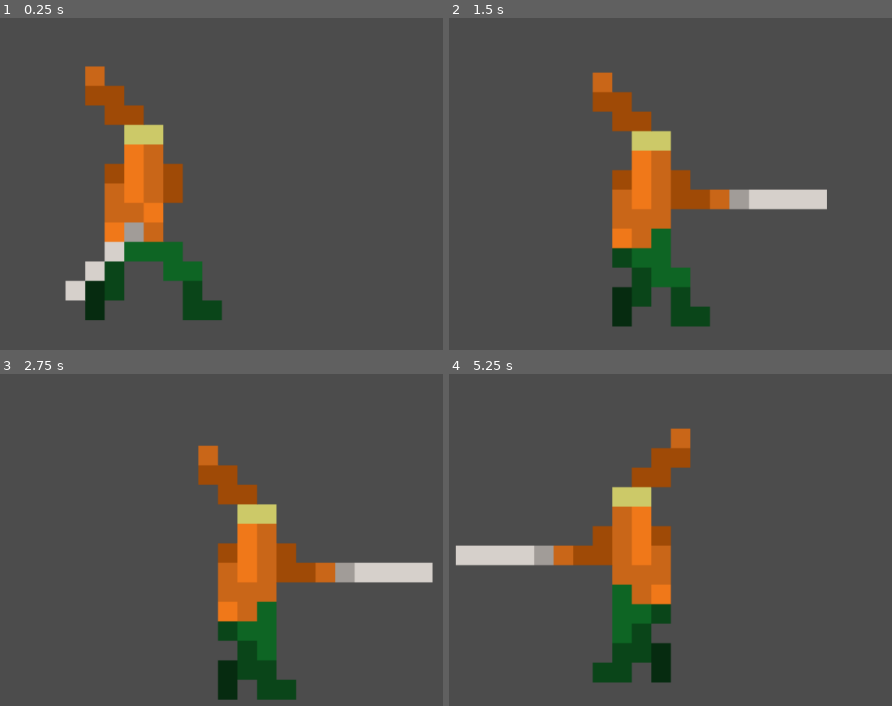
Above: before the commit, frames 1-4 (two rows, left to right).
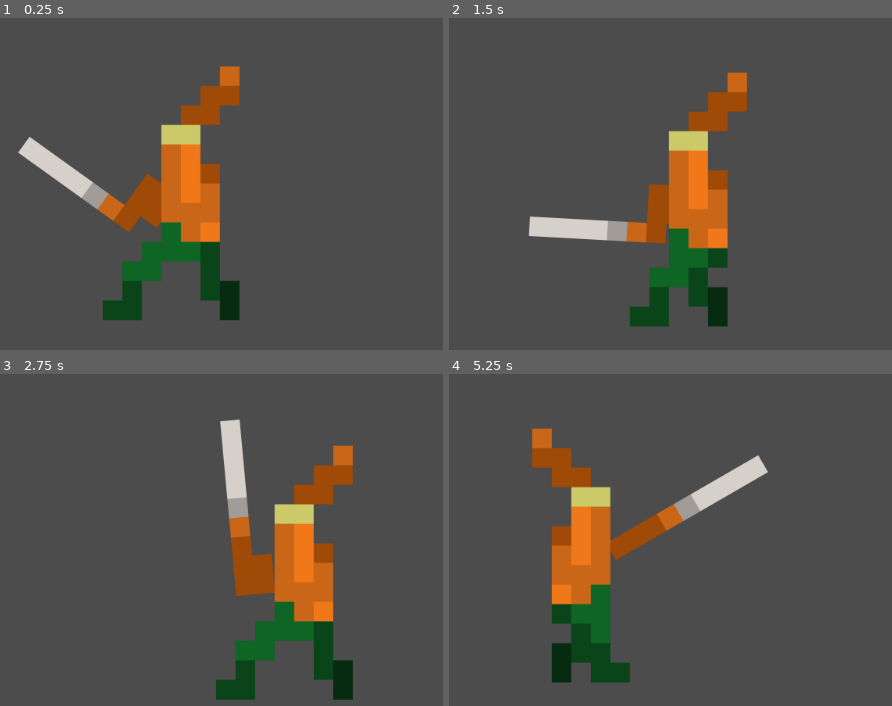
Above: after the commit, the same moments.

Repository: almbr/OrangeGame
Game: Godot game, scene res://World.tscn
The game is run twice, just before and just after one commit, with the same random seed, the same clock (stepped at 60 frames per second) and the same inputs.
Inputs (mouse positions are in pixels of both pictures, inside the frame that each line leads up to):
- Up to frame 1 (0.25 s): no input
- Up to frame 2 (1.5 s): tap Enter at 0.5 s; move the mouse to (812, 134) at 0.52 s; press the mouse at (812, 134) at 0.53 s; hold Right (ui_right) 0.53-1.28 s; tap Space (sword) at 0.6 s; move the mouse to (475, 180) at 1.27 s; release the mouse at (475, 180) at 1.28 s; hold Down (ui_down) from 1.28 s (still down); click (475, 180) at 1.35 s
- Up to frame 3 (2.75 s): tap Space (sword) at 1.55, 2.1 s; move the mouse to (265, 410) at 2.02 s; release Down (ui_down) at 2.03 s; press the mouse at (265, 410) at 2.03 s; hold Right (ui_right) from 2.03 s (still down)
- Up to frame 4 (5.25 s): move the mouse to (595, 606) at 2.77 s; release Right (ui_right) at 2.78 s; release the mouse at (595, 606) at 2.78 s; hold Up (ui_up) 2.78-3.53 s; click (595, 606) at 2.85 s; tap Space (sword) at 3.05, 3.6, 4.55, 5.1 s; move the mouse to (878, 583) at 3.52 s; press the mouse at (878, 583) at 3.53 s; hold Left (ui_left) 3.53-5.03 s; move the mouse to (outside the picture) at 4.27 s; release the mouse at (outside the picture) at 4.28 s; click (outside the picture) at 4.35 s; move the mouse to (674, 513) at 5.02 s; press the mouse at (674, 513) at 5.03 s; hold Down (ui_down) from 5.03 s (still down)

The runs differ from the first frame. In frame 1, 18% of the frame differs, in the area x 4-55%, y 14-91%; in frame 2, 18%; in frame 3, 17%; in frame 4, 19%, in the area x 1-73%, y 16-94%.

Commit message:
Lös en jävla massa grejer med animationer. Buggar dock fortfarande när muspekaren är rakt över huvudet.

Diff:
--- a/Player.gd
+++ b/Player.gd
@@ -5,7 +5,11 @@
 # var a = 2
 # var b = "text"
 const FLOOR = Vector2(0, -1)
+const pixel_width = 23
+
 var state_machine
+var arm_state_machine
+var mouse_pos = Vector2()
 
 export var xspeed = 100
 export var yspeed = 40
@@ -15,7 +19,7 @@
 # Called when the node enters the scene tree for the first time.
 func _ready():
 	state_machine = $AnimatedSprite/AnimationTree.get("parameters/playback")
-	#state_machine.start("Idle")
+	arm_state_machine = $AnimatedSprite/Arm/AnimationTree.get("parameters/playback")
 
 # Called every frame. 'delta' is the elapsed time since the previous frame.
 func _process(delta):
@@ -24,11 +28,9 @@
 	if Input.is_action_pressed("ui_right"):
 		velocity.x = xspeed
 		state_machine.travel("Sword walk")
-		$AnimatedSprite.flip_h = false
 	elif Input.is_action_pressed("ui_left"):
 		velocity.x = -xspeed
 		state_machine.travel("Sword walk")
-		$AnimatedSprite.flip_h = true
 	else:
 		velocity.x = 0
 
@@ -43,19 +45,35 @@
 		velocity.y = 0
 
 	### Sheathe/unsheathe sword ###
-	if Input.is_action_just_pressed("sword"):
-		$AnimatedSprite/AnimationTree["parameters/conditions/Sword"] = true
-	else:
-		$AnimatedSprite/AnimationTree["parameters/conditions/Sword"] = false
+	#if Input.is_action_just_pressed("sword"):
+	#	$AnimatedSprite/AnimationTree["parameters/conditions/Sword"] = true
+	#else:d
+	#	$AnimatedSprite/AnimationTree["parameters/conditions/Sword"] = false
+
+	### Aim sword ###
+	mouse_pos = get_viewport().get_mouse_position()
+	var angle = rad2deg($AnimatedSprite/Arm.global_position.angle_to_point(mouse_pos))
+	var angle_diff = angle - $AnimatedSprite/Arm.rotation_degrees - 180
+	$AnimatedSprite/Arm.rotation_degrees += angle_diff
+
+	### H flip ###
+	if (angle > -90) and (angle < 90) and ($AnimatedSprite.flip_h == false):
+		$AnimatedSprite.flip_h = true
+		$AnimatedSprite/Arm.flip_v = true
+		$AnimatedSprite/Arm.position -= Vector2(pixel_width, 0)
+		$AnimatedSprite/Arm.offset += Vector2(0, pixel_width)
+	elif ((angle < -90) or (angle > 90)) and ($AnimatedSprite.flip_h == true):
+		$AnimatedSprite.flip_h = false
+		$AnimatedSprite/Arm.flip_v = false
+		$AnimatedSprite/Arm.position += Vector2(pixel_width, 0)
+		$AnimatedSprite/Arm.offset -= Vector2(0, pixel_width)
+
+	### Attack ###
+	if Input.is_action_pressed("attack"):
+		arm_state_machine.travel("Attack")
 
 	### Idle animation ###
 	$AnimatedSprite/AnimationTree["parameters/conditions/Idle"] = (velocity.x == 0) and (velocity.y == 0)
 
-	#if velocity.x == 0 && velocity.y == 0:
-		#if $AnimatedSprite.get_animation() == "Sword walk":
-		#	state_machine.travel("Idle sword")
-		#else:
-		#	state_machine.travel("Idle sword")
-		#state_machine.stop()
 
 	velocity = move_and_slide(velocity, FLOOR)
--- a/Player.tscn
+++ b/Player.tscn
@@ -15,6 +15,11 @@
 [ext_resource path="res://sprites/orange/orange_draw1.png" type="Texture" id=13]
 [ext_resource path="res://sprites/orange/orange_draw2.png" type="Texture" id=14]
 [ext_resource path="res://Player.gd" type="Script" id=15]
+[ext_resource path="res://sprites/orange/orange_arm0.png" type="Texture" id=16]
+[ext_resource path="res://sprites/orange/orange_arm1.png" type="Texture" id=17]
+[ext_resource path="res://sprites/orange/orange_arm2.png" type="Texture" id=18]
+[ext_resource path="res://sprites/orange/orange_arm3.png" type="Texture" id=19]
+[ext_resource path="res://sprites/orange/orange_arm4.png" type="Texture" id=20]
 
 [sub_resource type="SpriteFrames" id=1]
 animations = [ {
@@ -188,27 +193,11 @@
 "values": [ 0, 1, 1, 2 ]
 }
 
-[sub_resource type="AnimationNodeAnimation" id=7]
-animation = "Draw sword"
-
 [sub_resource type="AnimationNodeAnimation" id=8]
 animation = "Idle sword"
 
-[sub_resource type="AnimationNodeAnimation" id=9]
-animation = "Idle"
-
-[sub_resource type="AnimationNodeAnimation" id=10]
-animation = "Sheathe sword"
-
 [sub_resource type="AnimationNodeAnimation" id=11]
 animation = "Sword walk"
-
-[sub_resource type="AnimationNodeStateMachineTransition" id=12]
-advance_condition = "Sword"
-
-[sub_resource type="AnimationNodeStateMachineTransition" id=13]
-switch_mode = 2
-auto_advance = true
 
 [sub_resource type="AnimationNodeStateMachineTransition" id=14]
 switch_mode = 2
@@ -216,44 +205,124 @@
 
 [sub_resource type="AnimationNodeStateMachineTransition" id=15]
 
-[sub_resource type="AnimationNodeStateMachineTransition" id=16]
-advance_condition = "Sword"
-
-[sub_resource type="AnimationNodeStateMachineTransition" id=17]
+[sub_resource type="AnimationNodeStateMachine" id=19]
+"states/Idle sword/node" = SubResource( 8 )
+"states/Idle sword/position" = Vector2( 372, 212 )
+"states/Sword walk/node" = SubResource( 11 )
+"states/Sword walk/position" = Vector2( 568, 93 )
+transitions = [ "Sword walk", "Idle sword", SubResource( 14 ), "Idle sword", "Sword walk", SubResource( 15 ) ]
+start_node = "Idle sword"
+graph_offset = Vector2( -13, -10.736 )
+
+[sub_resource type="AnimationNodeStateMachinePlayback" id=20]
+
+[sub_resource type="SpriteFrames" id=22]
+animations = [ {
+"frames": [ ExtResource( 16 ), ExtResource( 17 ), ExtResource( 18 ), ExtResource( 19 ), ExtResource( 20 ), ExtResource( 19 ), ExtResource( 18 ), ExtResource( 16 ), ExtResource( 17 ) ],
+"loop": false,
+"name": "Attack",
+"speed": 1.0
+}, {
+"frames": [ ExtResource( 16 ) ],
+"loop": false,
+"name": "Idle",
+"speed": 1.0
+} ]
+
+[sub_resource type="Animation" id=23]
+resource_name = "Attack"
+length = 0.5
+loop = true
+step = 0.05
+tracks/0/type = "value"
+tracks/0/path = NodePath(".:animation")
+tracks/0/interp = 1
+tracks/0/loop_wrap = true
+tracks/0/imported = false
+tracks/0/enabled = true
+tracks/0/keys = {
+"times": PoolRealArray( 0 ),
+"transitions": PoolRealArray( 1 ),
+"update": 1,
+"values": [ "Attack" ]
+}
+tracks/1/type = "value"
+tracks/1/path = NodePath(".:frame")
+tracks/1/interp = 1
+tracks/1/loop_wrap = true
+tracks/1/imported = false
+tracks/1/enabled = true
+tracks/1/keys = {
+"times": PoolRealArray( 0, 0.05, 0.1, 0.15, 0.2, 0.25, 0.3, 0.35 ),
+"transitions": PoolRealArray( 1, 1, 1, 1, 1, 1, 1, 1 ),
+"update": 1,
+"values": [ 0, 1, 2, 3, 4, 5, 6, 7 ]
+}
+
+[sub_resource type="Animation" id=24]
+resource_name = "Idle"
+length = 10.0
+loop = true
+tracks/0/type = "value"
+tracks/0/path = NodePath(".:animation")
+tracks/0/interp = 1
+tracks/0/loop_wrap = true
+tracks/0/imported = false
+tracks/0/enabled = true
+tracks/0/keys = {
+"times": PoolRealArray( 0 ),
+"transitions": PoolRealArray( 1 ),
+"update": 1,
+"values": [ "Idle" ]
+}
+tracks/1/type = "value"
+tracks/1/path = NodePath(".:frame")
+tracks/1/interp = 1
+tracks/1/loop_wrap = true
+tracks/1/imported = false
+tracks/1/enabled = true
+tracks/1/keys = {
+"times": PoolRealArray( 0 ),
+"transitions": PoolRealArray( 1 ),
+"update": 1,
+"values": [ 0 ]
+}
+
+[sub_resource type="AnimationNodeAnimation" id=25]
+animation = "Attack"
+
+[sub_resource type="AnimationNodeAnimation" id=26]
+animation = "Idle"
+
+[sub_resource type="AnimationNodeStateMachineTransition" id=27]
+
+[sub_resource type="AnimationNodeStateMachineTransition" id=28]
 switch_mode = 2
 auto_advance = true
 
-[sub_resource type="AnimationNodeStateMachineTransition" id=18]
-switch_mode = 2
-auto_advance = true
-
-[sub_resource type="AnimationNodeStateMachine" id=19]
-"states/Draw sword/node" = SubResource( 7 )
-"states/Draw sword/position" = Vector2( 390, 22 )
-states/Idle/node = SubResource( 9 )
-states/Idle/position = Vector2( 214, 38 )
-"states/Idle sword/node" = SubResource( 8 )
-"states/Idle sword/position" = Vector2( 372, 212 )
-"states/Sheathe sword/node" = SubResource( 10 )
-"states/Sheathe sword/position" = Vector2( 149, 142 )
-"states/Sword walk/node" = SubResource( 11 )
-"states/Sword walk/position" = Vector2( 568, 93 )
-transitions = [ "Idle sword", "Sheathe sword", SubResource( 12 ), "Sheathe sword", "Idle", SubResource( 13 ), "Sword walk", "Idle sword", SubResource( 14 ), "Idle sword", "Sword walk", SubResource( 15 ), "Idle", "Draw sword", SubResource( 16 ), "Draw sword", "Sword walk", SubResource( 17 ), "Draw sword", "Idle sword", SubResource( 18 ) ]
+[sub_resource type="AnimationNodeStateMachine" id=29]
+states/Attack/node = SubResource( 25 )
+states/Attack/position = Vector2( 252, 89 )
+states/Idle/node = SubResource( 26 )
+states/Idle/position = Vector2( 456, 89 )
+transitions = [ "Idle", "Attack", SubResource( 27 ), "Attack", "Idle", SubResource( 28 ) ]
 start_node = "Idle"
-graph_offset = Vector2( -13, -29 )
-
-[sub_resource type="AnimationNodeStateMachinePlayback" id=20]
+
+[sub_resource type="AnimationNodeStateMachinePlayback" id=30]
 
 [sub_resource type="RectangleShape2D" id=21]
-extents = Vector2( 39.1967, 124.631 )
+extents = Vector2( 39.1967, 101.107 )
 
 [node name="Player" type="KinematicBody2D"]
 script = ExtResource( 15 )
 
 [node name="AnimatedSprite" type="AnimatedSprite" parent="."]
-position = Vector2( -3, 0 )
+position = Vector2( -5.45547, 0 )
 frames = SubResource( 1 )
-animation = "Idle"
+animation = "Idle sword"
+__meta__ = {
+"_edit_group_": true
+}
 
 [node name="AnimationPlayer" type="AnimationPlayer" parent="AnimatedSprite"]
 "anims/Draw sword" = SubResource( 2 )
@@ -268,13 +337,29 @@
 active = true
 parameters/playback = SubResource( 20 )
 parameters/conditions/Idle = false
-parameters/conditions/Sword = false
+
+[node name="Arm" type="AnimatedSprite" parent="AnimatedSprite"]
+position = Vector2( 11, 28 )
+z_index = -1
+frames = SubResource( 22 )
+animation = "Attack"
+frame = 6
+offset = Vector2( 63.9, -13.5544 )
+
+[node name="AnimationPlayer" type="AnimationPlayer" parent="AnimatedSprite/Arm"]
+anims/Attack = SubResource( 23 )
+anims/Idle = SubResource( 24 )
+
+[node name="AnimationTree" type="AnimationTree" parent="AnimatedSprite/Arm"]
+tree_root = SubResource( 29 )
+anim_player = NodePath("../AnimationPlayer")
+active = true
+parameters/playback = SubResource( 30 )
 
 [node name="CollisionShape2D" type="CollisionShape2D" parent="."]
 visible = false
-position = Vector2( -24.6066, 75.8702 )
+position = Vector2( -29.5175, 66.0483 )
 shape = SubResource( 21 )
 __meta__ = {
-"_edit_group_": true,
-"_edit_lock_": true
-}
+"_edit_group_": true
+}
--- a/project.godot
+++ b/project.godot
@@ -21,9 +21,42 @@
 
 [input]
 
+ui_left={
+"deadzone": 0.5,
+"events": [ Object(InputEventKey,"resource_local_to_scene":false,"resource_name":"","device":0,"alt":false,"shift":false,"control":false,"meta":false,"command":false,"pressed":false,"scancode":16777231,"unicode":0,"echo":false,"script":null)
+, Object(InputEventJoypadButton,"resource_local_to_scene":false,"resource_name":"","device":0,"button_index":14,"pressure":0.0,"pressed":false,"script":null)
+, Object(InputEventKey,"resource_local_to_scene":false,"resource_name":"","device":0,"alt":false,"shift":false,"control":false,"meta":false,"command":false,"pressed":false,"scancode":65,"unicode":0,"echo":false,"script":null)
+ ]
+}
+ui_right={
+"deadzone": 0.5,
+"events": [ Object(InputEventKey,"resource_local_to_scene":false,"resource_name":"","device":0,"alt":false,"shift":false,"control":false,"meta":false,"command":false,"pressed":false,"scancode":16777233,"unicode":0,"echo":false,"script":null)
+, Object(InputEventJoypadButton,"resource_local_to_scene":false,"resource_name":"","device":0,"button_index":15,"pressure":0.0,"pressed":false,"script":null)
+, Object(InputEventKey,"resource_local_to_scene":false,"resource_name":"","device":0,"alt":false,"shift":false,"control":false,"meta":false,"command":false,"pressed":false,"scancode":68,"unicode":0,"echo":false,"script":null)
+ ]
+}
+ui_up={
+"deadzone": 0.5,
+"events": [ Object(InputEventKey,"resource_local_to_scene":false,"resource_name":"","device":0,"alt":false,"shift":false,"control":false,"meta":false,"command":false,"pressed":false,"scancode":16777232,"unicode":0,"echo":false,"script":null)
+, Object(InputEventJoypadButton,"resource_local_to_scene":false,"resource_name":"","device":0,"button_index":12,"pressure":0.0,"pressed":false,"script":null)
+, Object(InputEventKey,"resource_local_to_scene":false,"resource_name":"","device":0,"alt":false,"shift":false,"control":false,"meta":false,"command":false,"pressed":false,"scancode":87,"unicode":0,"echo":false,"script":null)
+ ]
+}
+ui_down={
+"deadzone": 0.5,
+"events": [ Object(InputEventKey,"resource_local_to_scene":false,"resource_name":"","device":0,"alt":false,"shift":false,"control":false,"meta":false,"command":false,"pressed":false,"scancode":16777234,"unicode":0,"echo":false,"script":null)
+, Object(InputEventJoypadButton,"resource_local_to_scene":false,"resource_name":"","device":0,"button_index":13,"pressure":0.0,"pressed":false,"script":null)
+, Object(InputEventKey,"resource_local_to_scene":false,"resource_name":"","device":0,"alt":false,"shift":false,"control":false,"meta":false,"command":false,"pressed":false,"scancode":83,"unicode":0,"echo":false,"script":null)
+ ]
+}
 sword={
 "deadzone": 0.5,
 "events": [ Object(InputEventKey,"resource_local_to_scene":false,"resource_name":"","device":0,"alt":false,"shift":false,"control":false,"meta":false,"command":false,"pressed":false,"scancode":32,"unicode":0,"echo":false,"script":null)
+ ]
+}
+attack={
+"deadzone": 0.5,
+"events": [ Object(InputEventMouseButton,"resource_local_to_scene":false,"resource_name":"","device":0,"alt":false,"shift":false,"control":false,"meta":false,"command":false,"button_mask":0,"position":Vector2( 0, 0 ),"global_position":Vector2( 0, 0 ),"factor":1.0,"button_index":1,"pressed":false,"doubleclick":false,"script":null)
  ]
 }
 
Not shown: 1 places in Player.tscn that only renumber resources
Binary file removed: orange_pieces.png
Binary file removed: orange_reference.png
Binary file added: sprites/orange/orange_arm0.png
Not shown, added: sprites/orange/orange_arm0.png.import
Binary file added: sprites/orange/orange_arm1.png
Not shown, changed: sprites/orange/orange_arm1.png.import
Binary file added: sprites/orange/orange_arm2.png
Not shown, added: sprites/orange/orange_arm2.png.import
Binary file added: sprites/orange/orange_arm3.png
Not shown, changed: sprites/orange/orange_arm3.png.import
Binary file added: sprites/orange/orange_arm4.png
(and 7 more such lines)
